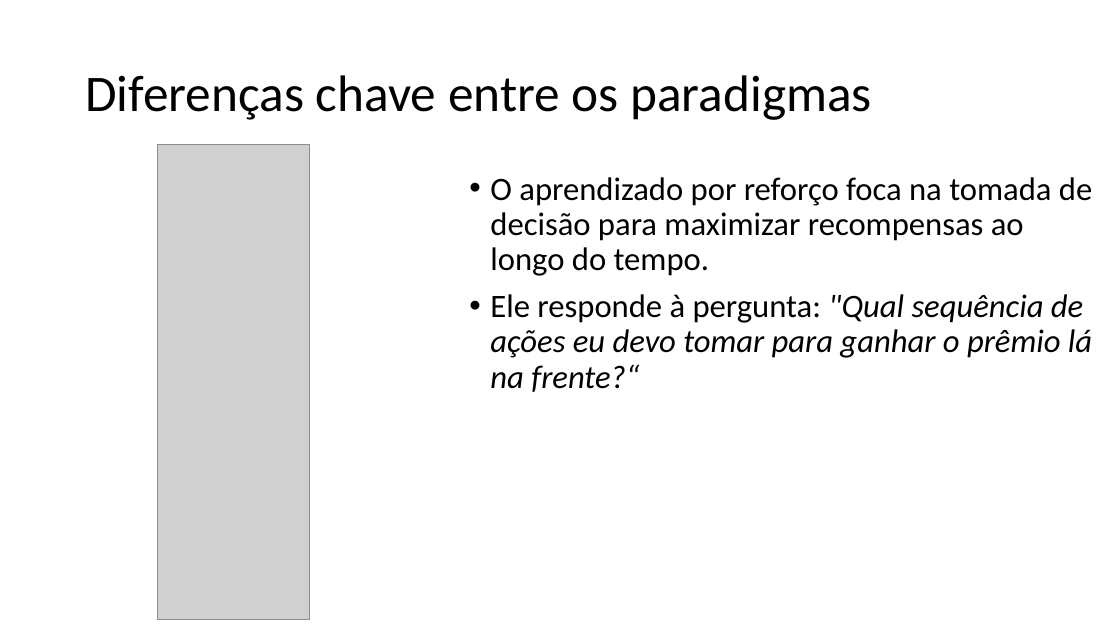
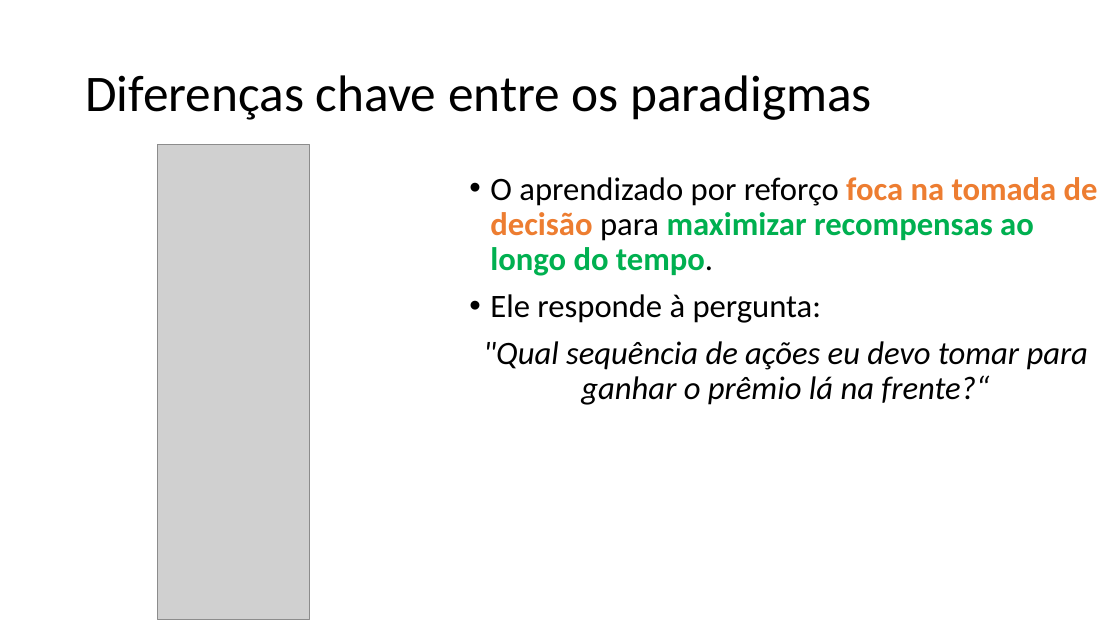
Before and after one commit to zz4fap/c24_inteligencia_artificial, a slide deck: slide 6 of slides/C24_Q_learning.pptx. Drawn at 1120x630 pixels with LibreOffice and Linux fonts; fonts in the diff are those of the drawing; grey boxes stand for pictures. Boxes give left, top, right and bottom in pixels: in the first picture for what was removed or moved away, otherwise in the second. Text is boxed around its words. In the diff, an @@ line names an element or a change of style, - is before the commit and + after.

```diff
--- a/slides/C24_Q_learning.pptx
+++ b/slides/C24_Q_learning.pptx
@@ text at (x1=490, y1=177, x2=1098, y2=276): text colour #000000 to #ED7D31 in "foca na tomada de decisão"; text colour #000000 to #00B050 in "maximizar recompensas ao longo do tempo."; bold on in "foca na tomada de decisão maximizar recompensas ..." @@
@@ text at (x1=483, y1=294, x2=1088, y2=405): text changed @@
-• Ele responde à pergunta: "Qual sequência de ações eu devo tomar para ganhar o prêmio lá na frente?“
+• Ele responde à pergunta:
+"Qual sequência de ações eu devo tomar para ganhar o prêmio lá na frente?“
```
Also in this commit, not shown: 19 other slides changed, 7 slides added, 2 slides removed, 2 other files.
